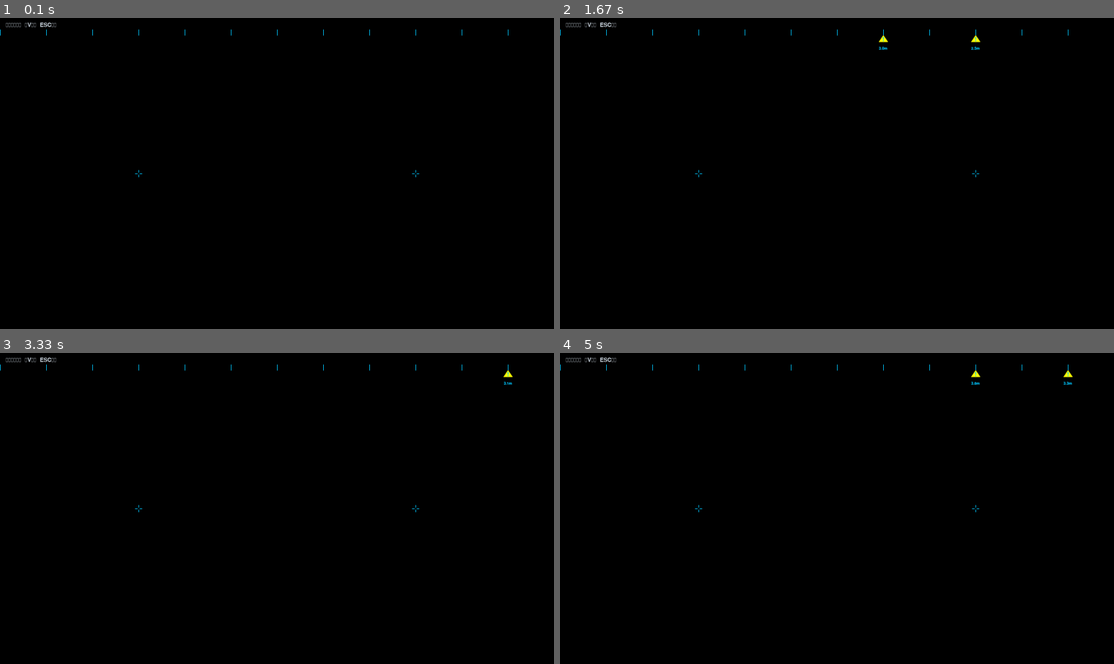
Above: before the commit, frames 1-4 (two rows, left to right).
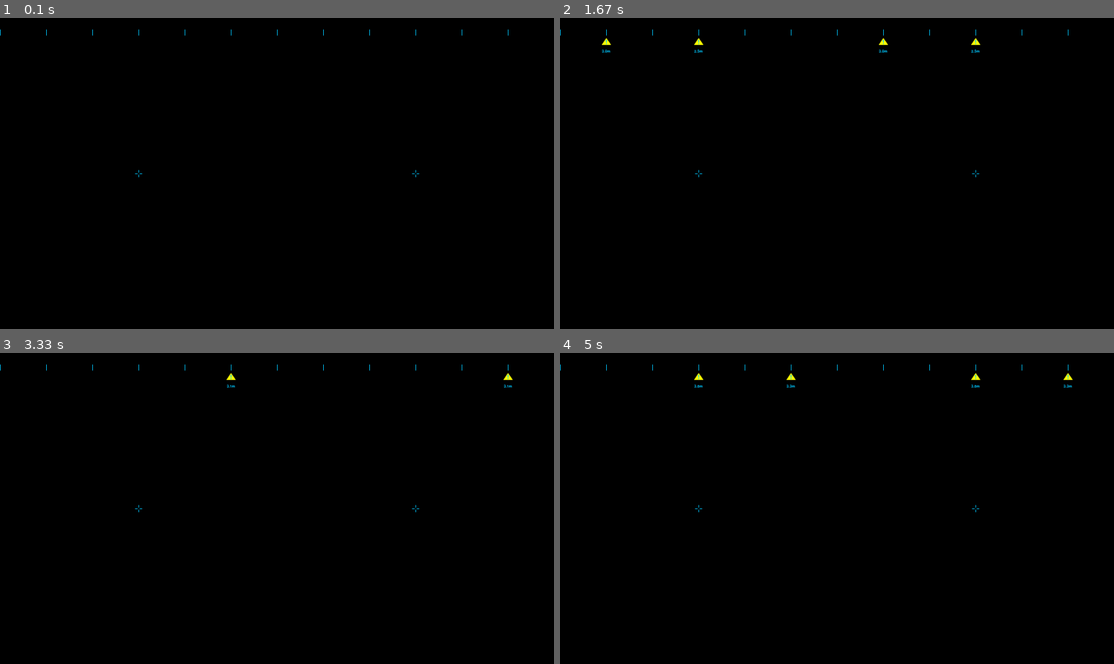
Above: after the commit, the same moments.

Repository: wanjin1234/Silent-Mask-Microphone
Game: pygame game, started from src/main_stereo.py
Same seed, same stepped clock (60 frames per second), same inputs: the game is played once before the commit and once after it.
Inputs:
- Up to frame 1 (0.1 s): no input
- Up to frame 2 (1.67 s): tap V at 0.33, 0.67 s
- Up to frame 3 (3.33 s): no input
- Up to frame 4 (5 s): no input

The runs differ from the first frame. In frame 1, less than 0.1% of the frame differs, in the area x 1-11%, y 1-3%; in frame 2, 0.3%, in the area x 1-76%, y 1-12%; in frame 3, 0.2%; in frame 4, 0.3%.

Commit message:
调整人体信号图标位置，优化显示效果

Diff:
--- a/src/stereo_ar_display.py
+++ b/src/stereo_ar_display.py
@@ -133,7 +133,7 @@
 
         # 5. 人体信号图标（刻度线下方，对齐三个方向）
         icon_size = 30
-        icon_y = tick_y_top + tick_height + 15
+        icon_y = tick_y_top + tick_height + 25
 
         def draw_human_icon(surface, x, y, size, distance):
             half = size // 2
@@ -155,6 +155,7 @@
             surface.blit(dist_text, dist_rect)
 
         for center_x in [self.center_x_left, self.center_x_right]:
+            local_start = center_x - total_width // 2
             segment_width = total_width / 3
             x_positions = [
                 local_start + segment_width * 0.5,
@@ -193,8 +194,7 @@
                 self.screen.blit(shadow_surf, (text_rect.x + 2, text_rect.y + 2))
                 self.screen.blit(text_surf, text_rect)
 
-        # 7. 模式提示
-        self._draw_mode_hint()
+
 
     # ---------- 俯视图模式（保持不变） ----------
     def draw_top_view(self, obstacles):
